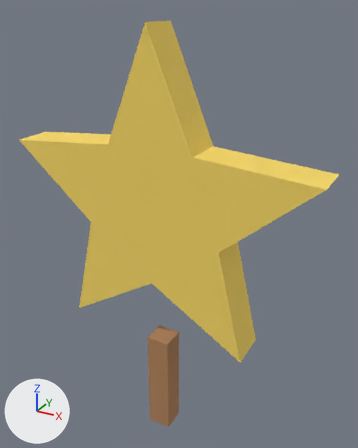
The OBJ model Assets/Models/Deco/deco_star_ornament.obj: old version first, new version second.
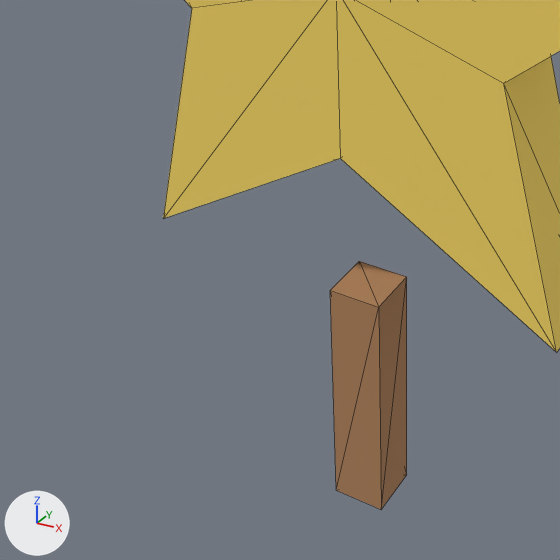
There are two pictures of each version: one whole from a camera (50 mm lens) standing at (0.0277, -0.0462, 0.0534) and looking at (0.0011, 0.0022, 0.0292), one close up on the part from 3% to 67% of the width and 49% to 100% of the height. The axes (+X, +Y, +Z) are drawn at lower left. The lights are the same throughout. The first two pictures are the older version. The close-ups show mesh edges as thin lines. Where no turn or scale is listed for an object, it has been applied to the vertices. Vertices at exactly the same position are counted once.

The first close-up shows 'deco_star_ornament'.
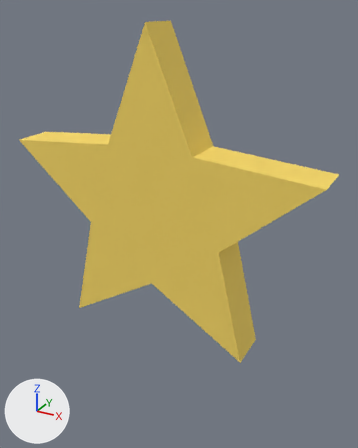
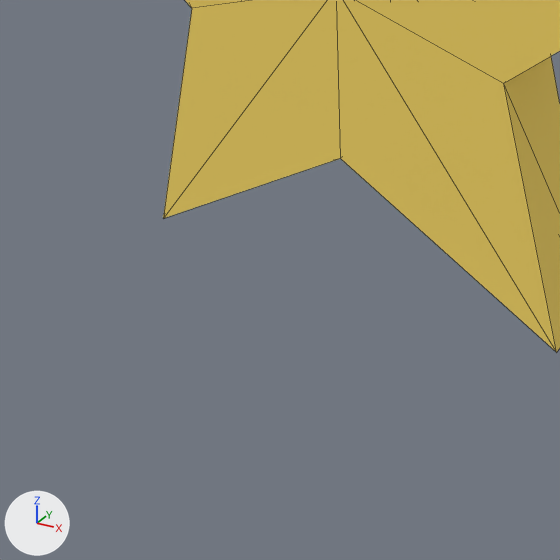
The newer file is also turned or shifted as a whole; pictures and numbers use the older file's frame.

What differs and where, as boxes (x1, y1, x2, y2) in the close-ups (560 x 560 px):
```json
{"object": "deco_star_ornament", "change": "reshaped", "before": [163, 0, 560, 509], "after": [163, 0, 560, 352]}
{"part": 1, "of": "me_deco_star_ornament", "change": "deleted", "before": [330, 261, 407, 509], "on screen": "brown"}
```

The change, as JSON lines over the scene's bpy script:
```json
{"block": "me_deco_star_ornament", "where": "# used by ob_deco_star_ornament; location = (0.0, 0.0, 0.0)"}
{"op": "remove", "block": "me_deco_star_ornament", "code": "me_deco_star_ornament.from_pydata(...)  # 30 vertices, 52 faces; spans x -0.019..0.019, y -0.0025..0.0025, z 0.0..0.052"}
{"op": "add", "block": "me_deco_star_ornament", "code": "me_deco_star_ornament.from_pydata(...)  # 22 vertices, 40 faces; spans x -0.019..0.019, y -0.0025..0.0025, z 0.0158..0.052"}
{"block": "me_deco_star_ornament", "change": "me_deco_star_ornament part 1: the loose piece of 8 vertices spanning x -0.0015..0.0015, y -0.0015..0.0015, z 0.0..0.014 is deleted"}
```
